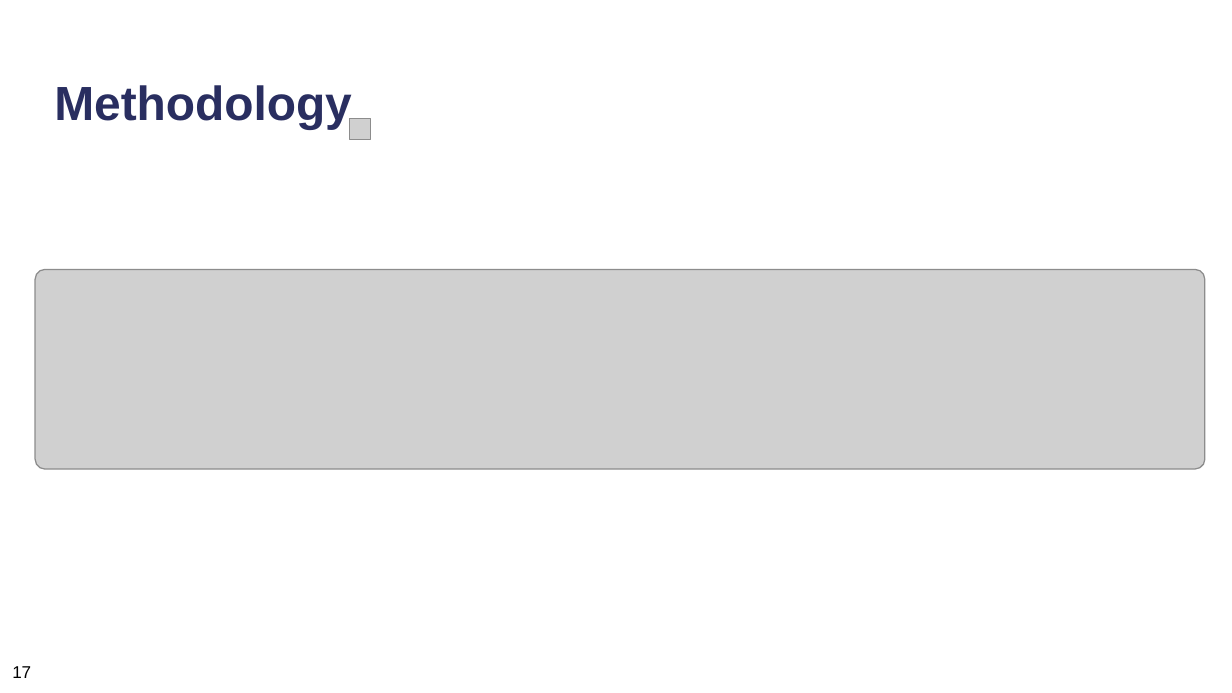
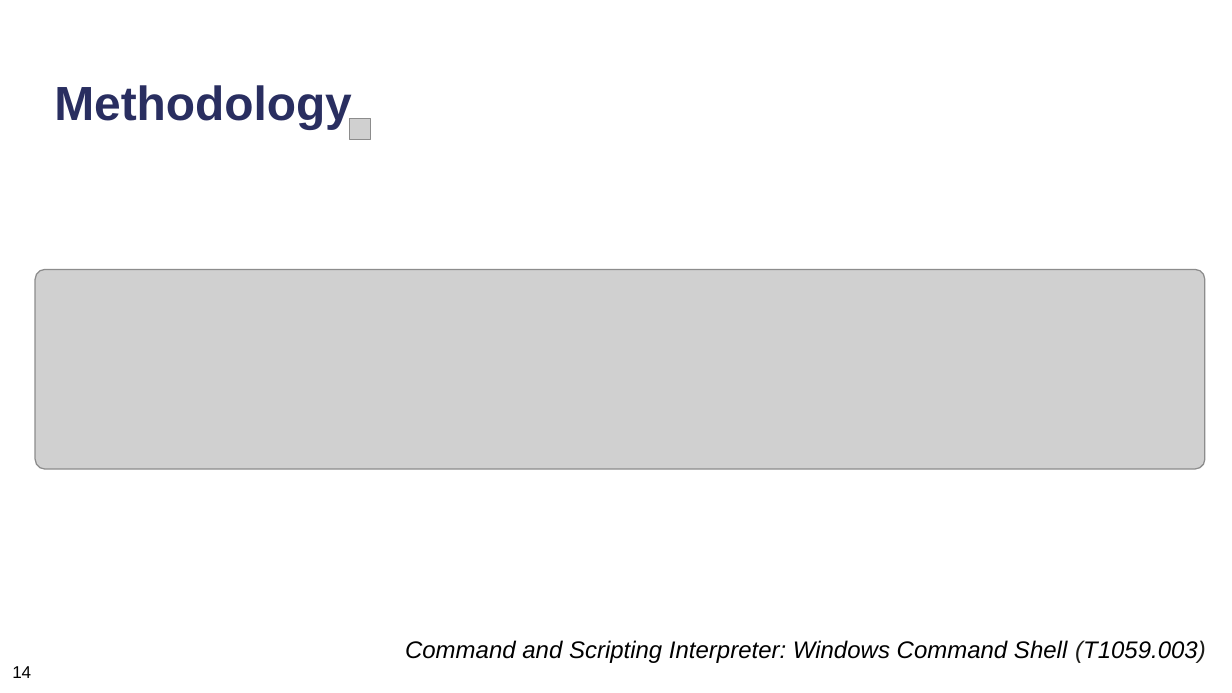
Before and after one commit to neubert-simon/auv-final-report, a slide deck: slide 18 of Final Presentation/ICS_Praesentationsfolien.pptx (slide 19 before the commit). Drawn at 1232x693 pixels with LibreOffice and Linux fonts; fonts in the diff are those of the drawing; grey boxes stand for pictures. Boxes give left, top, right and bottom in pixels: in the first picture for what was removed or moved away, otherwise in the second. Text is boxed around its words. In the diff, an @@ line names an element or a change of style, - is before the commit and + after.

```diff
--- a/Final Presentation/ICS_Praesentationsfolien.pptx
+++ b/Final Presentation/ICS_Praesentationsfolien.pptx
@@ text added at box(405, 640, 1206, 663), 14 pt, text #000000, italic @@
+Command and Scripting Interpreter: Windows Command Shell (T1059.003)
@@ text at box(12, 666, 31, 678): text changed @@
-17
+14
```
Also in this commit, not shown: 58 other slides changed, 1 slide removed, 5 other files.
